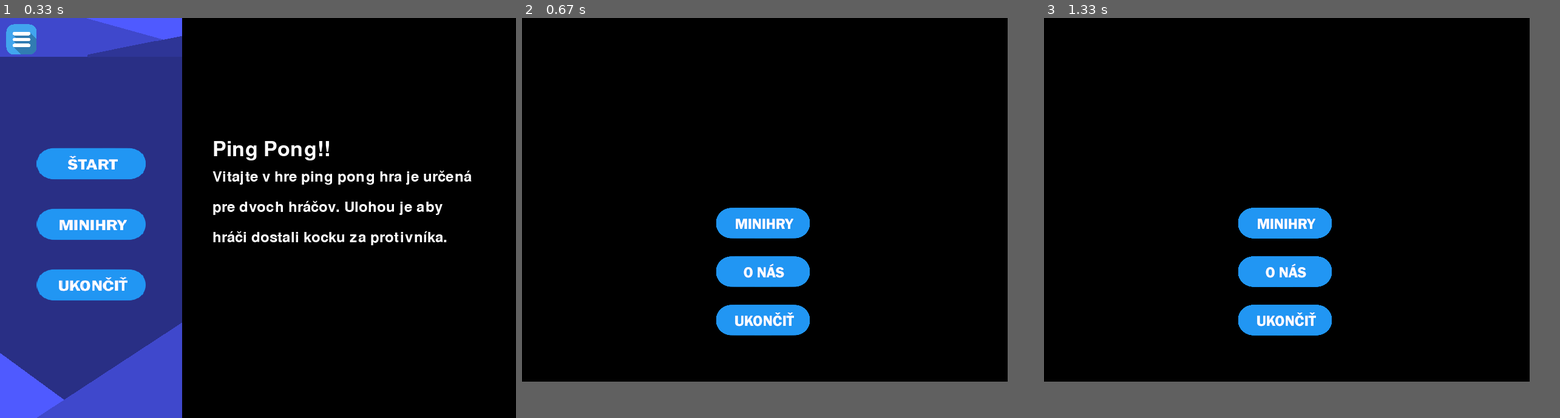
Above: before the commit, frames 1-3 (left to right).
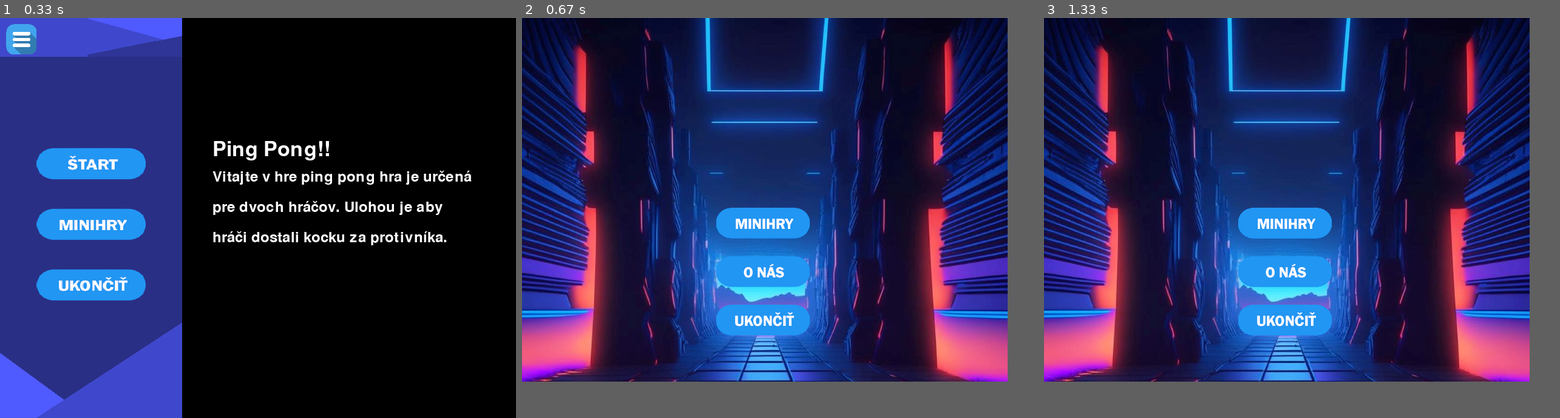
Above: after the commit, the same moments.

Repository: SimonFenak/Koncorocny-projekt
Game: pygame game, started from pong.py
Same seed, same stepped clock (60 frames per second), same inputs: the game is played once before the commit and once after it.
Inputs (mouse positions are in pixels of both pictures, inside the frame that each line leads up to):
- Up to frame 1 (0.33 s): no input
- Up to frame 2 (0.67 s): click (614, 226) at 0.38 s
- Up to frame 3 (1.33 s): no input

Frame 1 is identical in both runs. In frame 2, 81% of the frame differs, in the area x 0-95%, y 0-91%; in frame 3, 81%.

Commit message:
Update menu.py

Diff:
--- a/menu.py
+++ b/menu.py
@@ -41,6 +41,8 @@
 def main_menu():
     menu = True
     clock = pygame.time.Clock()
+    banner = pygame.image.load("background.jpg").convert_alpha()
+    background = screen.blit(banner, (0,0))
 
     while menu:
         button = get_button()
